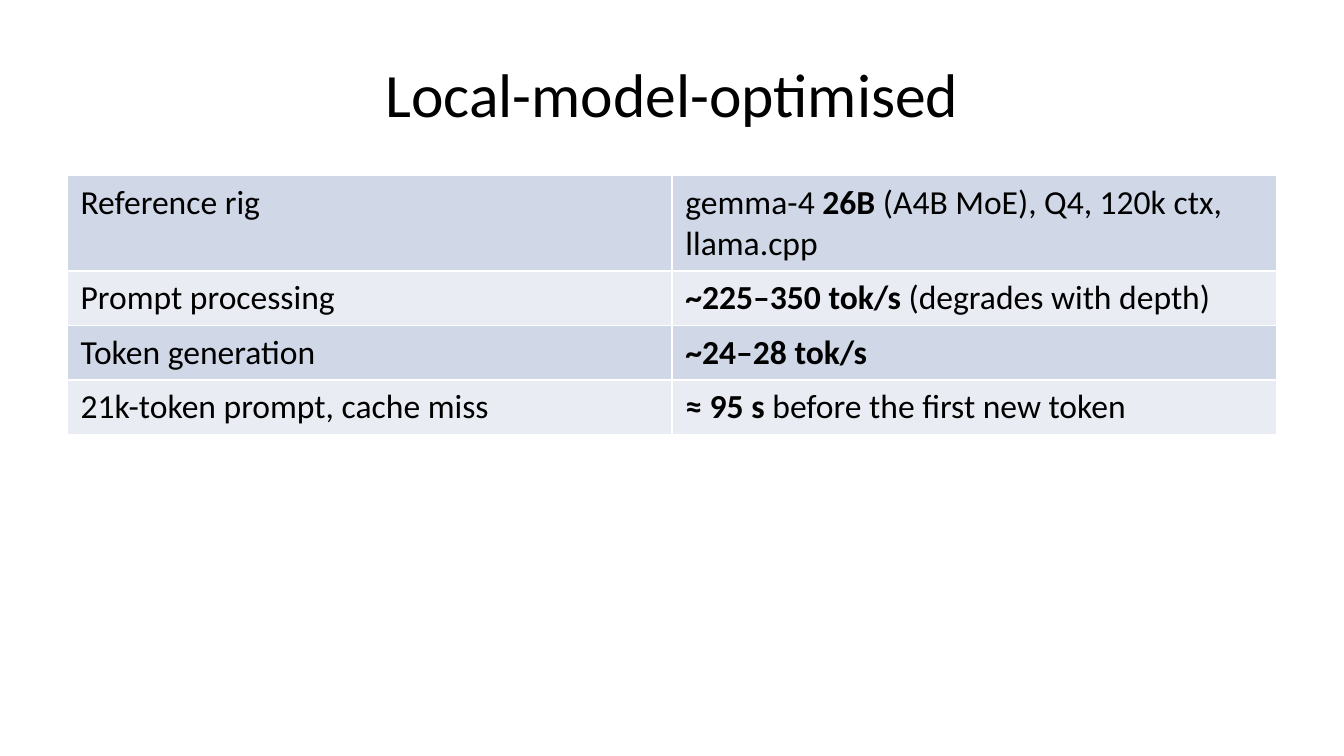
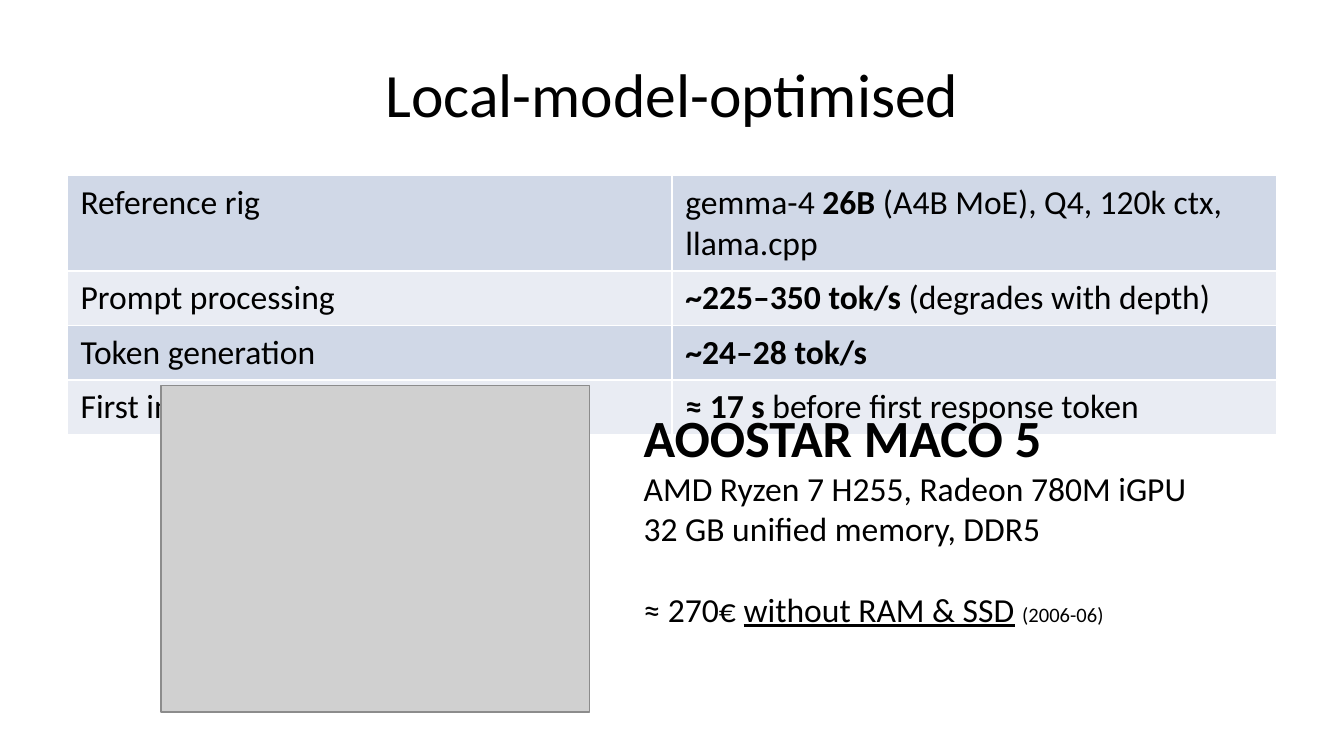
Before and after one commit to ivoras/harlequin, a slide deck: slide 6 of docs/croai2026/slides-pptx.pptx (slide 7 before the commit). Drawn at 1344x756 pixels with LibreOffice and Linux fonts; fonts in the diff are those of the drawing; grey boxes stand for pictures. Boxes give left, top, right and bottom in pixels: in the first picture for what was removed or moved away, otherwise in the second. Text is boxed around its words. In the diff, an @@ line names an element or a change of style, - is before the commit and + after.

```diff
--- a/docs/croai2026/slides-pptx.pptx
+++ b/docs/croai2026/slides-pptx.pptx
@@ table at [67, 176, 1277, 431] @@
-row 4, column 1: 21k-token prompt, cache miss
+row 4, column 1: First interaction time
-row 4, column 2: ≈ 95 s before the first new token
+row 4, column 2: ≈ 17 s before first response token
@@ picture added at [161, 386, 590, 712] @@
@@ text added at [644, 413, 1186, 627], 18 pt, text #000000 @@
+AOOSTAR MACO 5
+AMD Ryzen 7 H255, Radeon 780M iGPU
+32 GB unified memory, DDR5
+≈ 270€ without RAM & SSD (2006-06)
```
Also in this commit, not shown: 4 other slides changed, 1 slide added, 1 slide removed.
